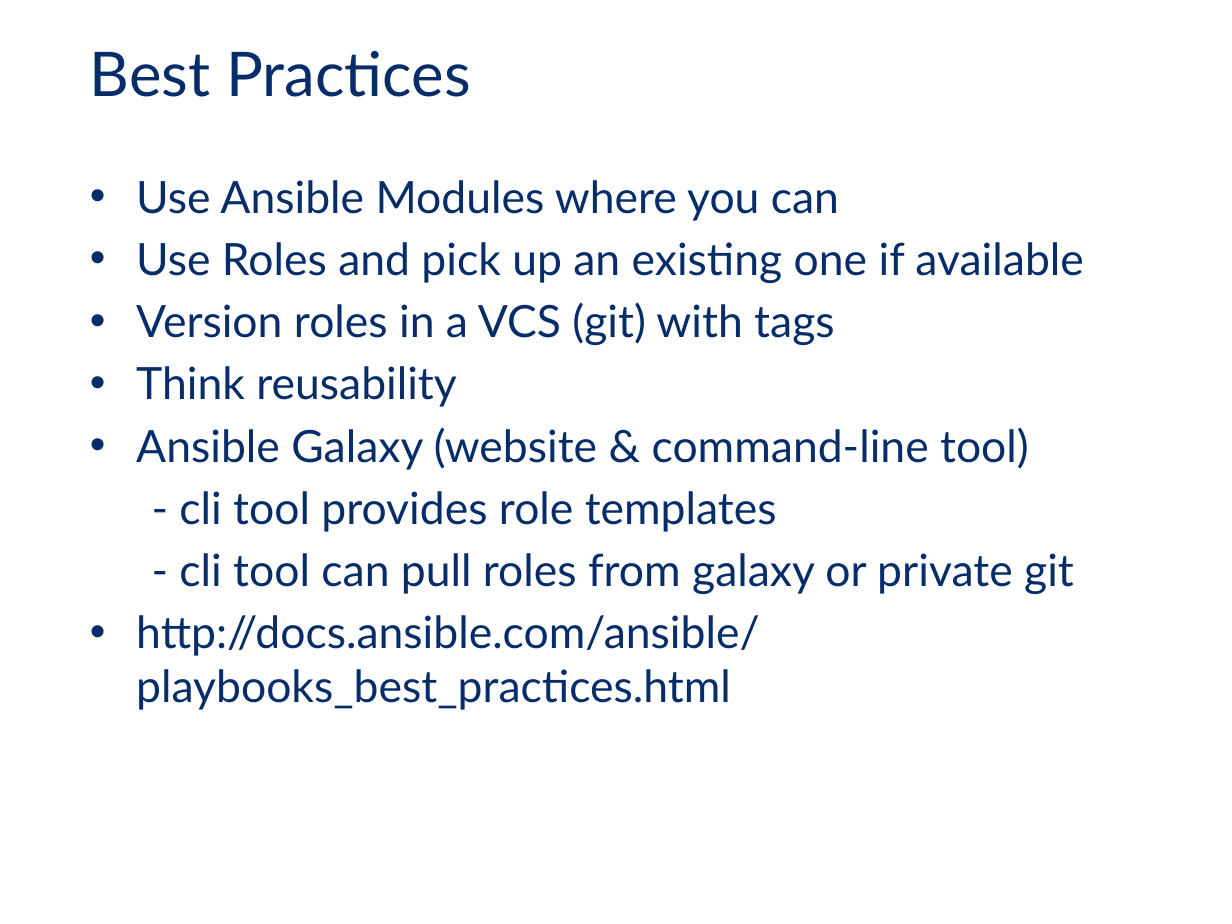
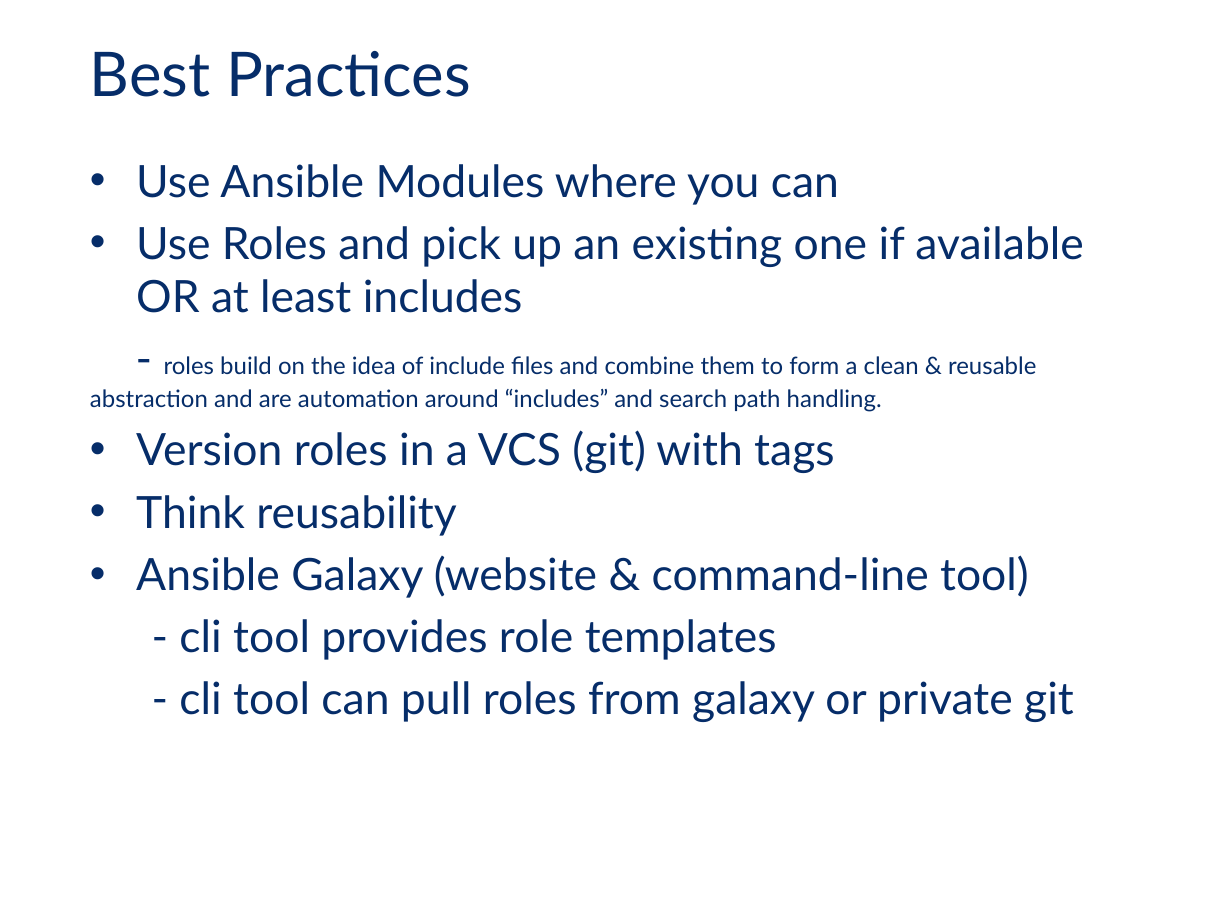
Before and after one commit to sarlindo/ansibledemo, a slide deck: slide 8 of TMX_Ansible_KnowledgeSharing.pptx (slide 7 before the commit). Drawn at 1232x924 pixels with LibreOffice and Linux fonts; fonts in the diff are those of the drawing; background and template pictures are left out. Boxes give left, top, right and bottom in pixels: in the first picture for what was removed or moved away, otherwise in the second. Text is boxed around its words. In the diff, an @@ line names an element or a change of style, - is before the commit and + after.

```diff
--- a/TMX_Ansible_KnowledgeSharing.pptx
+++ b/TMX_Ansible_KnowledgeSharing.pptx
@@ text "Use Ansible Modules where you ...": place and size @@
-text "Use Ansible Modules where you ..." at box(136, 180, 1083, 710)
+text "Use Ansible Modules where you ..." at box(90, 164, 1083, 722)
@@ text at box(90, 226, 1083, 412): text changed; size 26 to 14 pt @@
-• Use Roles and pick up an existing one if available
+• Use Roles and pick up an existing one if available OR at least includes
+- roles build on the idea of include files and combine them to form a clean & reusable abstraction and are automation around “includes” and search path handling.
@@ text at box(136, 615, 759, 710): paragraph removed @@
-• http://docs.ansible.com/ansible/playbooks_best_practices.html
```
Also in this commit, not shown: 4 other slides changed, 5 slides added, 1 slide removed.
